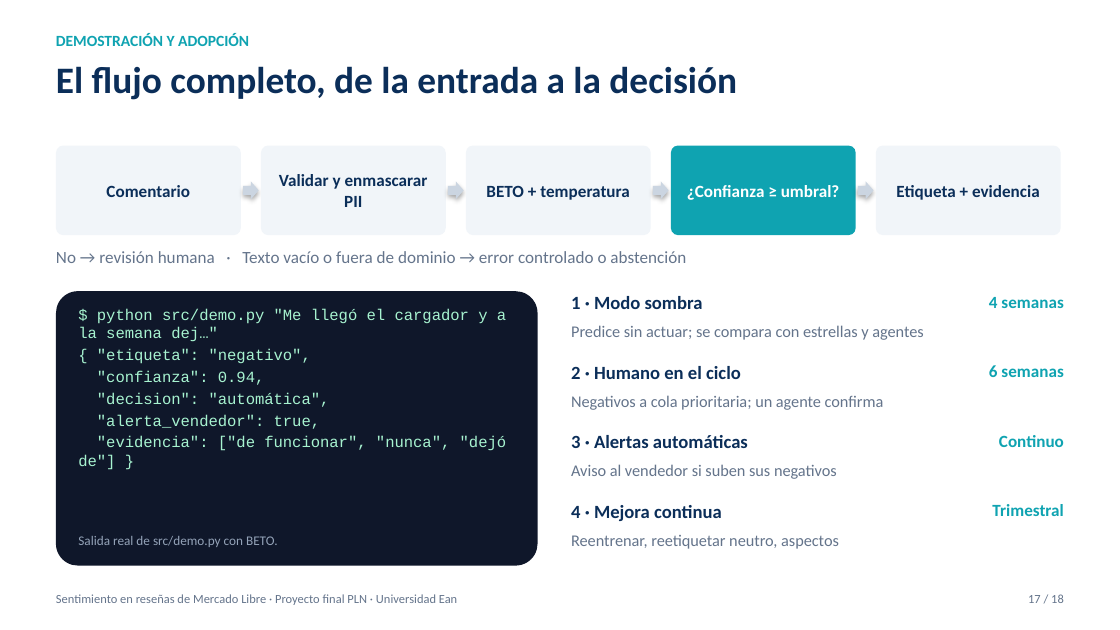
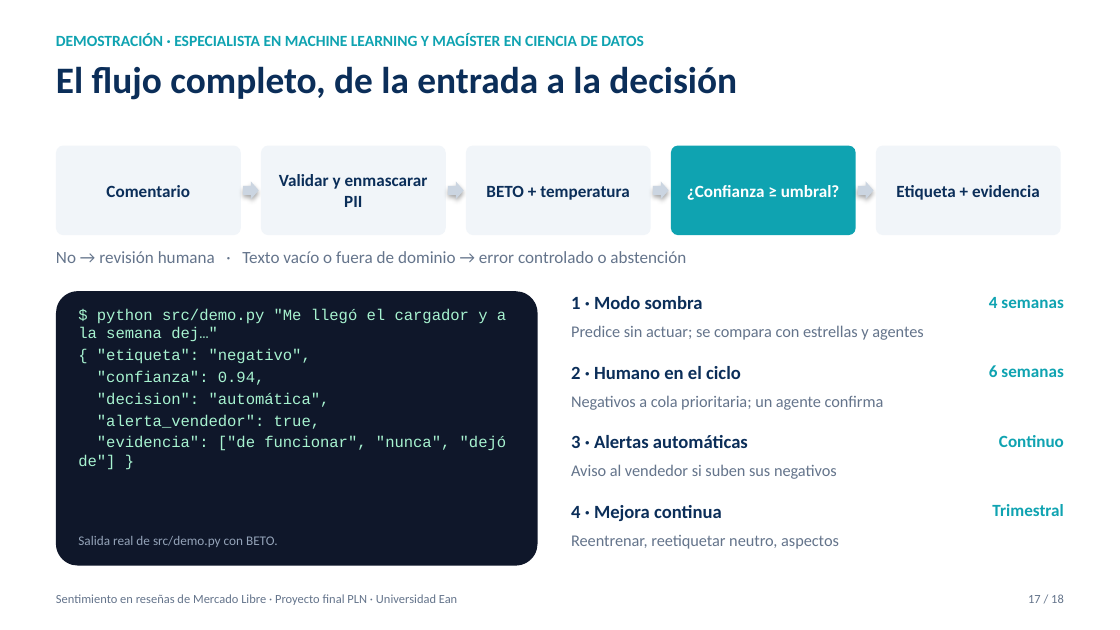
Before and after one commit to pedrogarciar13/proyecto_final_pln, a slide deck: slide 17 of docs/Presentacion_Proyecto_PLN.pptx. Drawn at 1120x630 pixels with LibreOffice and Linux fonts; fonts in the diff are those of the drawing. Boxes give left, top, right and bottom in pixels: in the first picture for what was removed or moved away, otherwise in the second. Text is boxed around its words. In the diff, an @@ line names an element or a change of style, - is before the commit and + after.

```diff
--- a/docs/Presentacion_Proyecto_PLN.pptx
+++ b/docs/Presentacion_Proyecto_PLN.pptx
@@ text at (56,33,644,46): text changed @@
-DEMOSTRACIÓN Y ADOPCIÓN
+DEMOSTRACIÓN · ESPECIALISTA EN MACHINE LEARNING Y MAGÍSTER EN CIENCIA DE DATOS
```
Also in this commit, not shown: 17 other slides changed, 4 other files.
